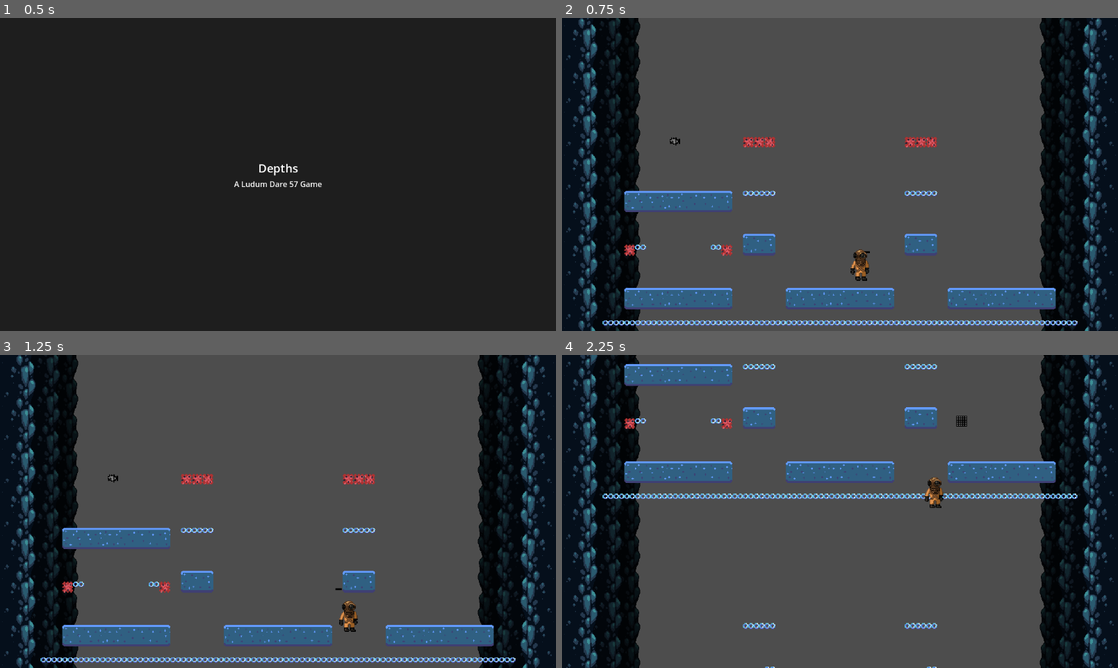
Above: before the commit, frames 1-4 (two rows, left to right).
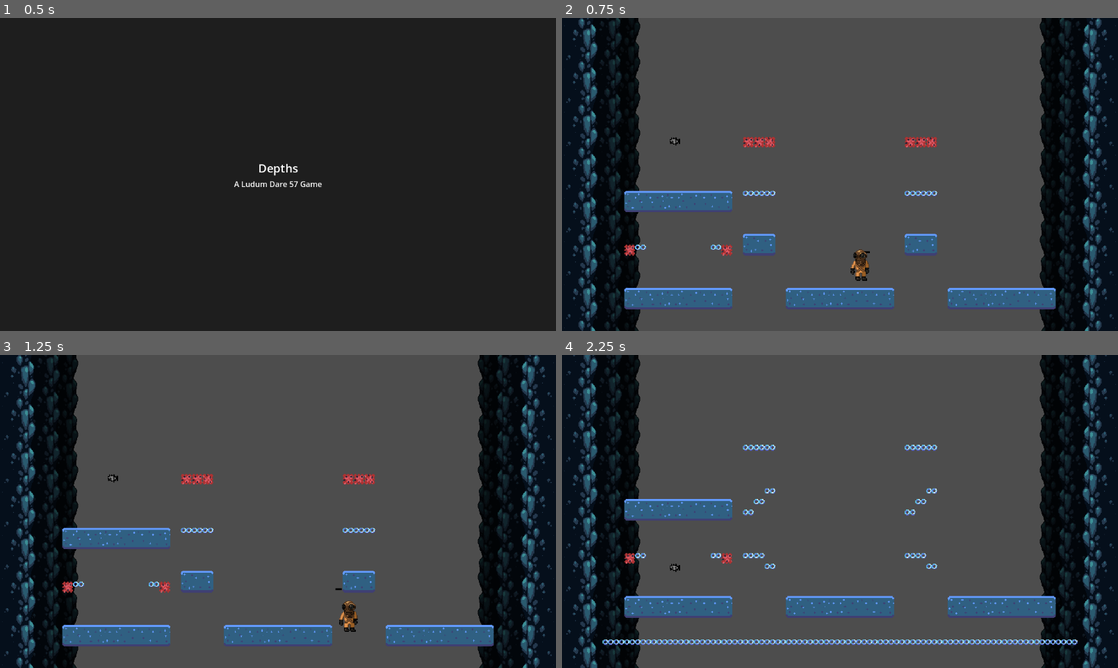
Above: after the commit, the same moments.

Repository: teamjakojaannos/ld57-depths
Game: Godot game, scene res://main.tscn
Two runs of this game, one before a commit and one after it. Both use one fixed random seed, a clock stepped at 60 frames per second and the inputs below.
Inputs:
- Up to frame 1 (0.5 s): no input
- Up to frame 2 (0.75 s): tap Enter (ui_accept) at 0.5 s; hold Right (right) from 0.53 s (still down); hold Z (attack_1) from 0.53 s (still down)
- Up to frame 3 (1.25 s): keep holding Right (right); keep holding Z (attack_1); tap Space (jump) at 0.77 s
- Up to frame 4 (2.25 s): release Z (attack_1) at 1.28 s; tap X (attack_2) at 1.35 s; tap Space (jump) at 1.52 s; release Right (right) at 2.03 s; hold Left (left) from 2.03 s (still down); hold Z (attack_1) from 2.03 s (still down)

Frame 1 is identical in both runs. In frame 2, 1.2% of the frame differs, in the area x 7-93%, y 96-99%; in frame 3, 1.2%; in frame 4, 23%, in the area x 0-100%, y 0-100%.

Commit message:
smoooooth level transition a bit

Diff:
--- a/levels/endless_level.gd
+++ b/levels/endless_level.gd
@@ -58,15 +58,21 @@
 	var old_level_goal_position = Vector2.UP * _level_height_total
 	var new_level_goal_position = Vector2.ZERO
 	var player_goal_position = player.position + Vector2.UP * _level_height_total
+	# HACK: offset slightly to create illusion of falling
+	player_goal_position += Vector2.DOWN * (28.0 * tile_size)
+
 	current_level.position = Vector2.ZERO
 	new_level.position = Vector2.DOWN * _level_height_total
 
 	var transition = create_tween()
 	transition.set_parallel(true)
+	transition.set_trans(Tween.TRANS_SPRING)
+	transition.set_ease(Tween.EASE_OUT)
+
 	transition.tween_property(current_level, "position", old_level_goal_position, transition_duration)
 	transition.tween_property(new_level, "position", new_level_goal_position, transition_duration)
+	transition.tween_property(Globals, "depth", Globals.depth + _level_height_total, transition_duration)
 	transition.tween_property(player, "position", player_goal_position, transition_duration)
-	transition.tween_property(Globals, "depth", Globals.depth + _level_height_total, transition_duration)
 
 	await transition.finished
 
--- a/levels/game.tscn
+++ b/levels/game.tscn
@@ -30,7 +30,7 @@
 
 [node name="EndlessLevel" type="Node2D" parent="."]
 script = ExtResource("1_vhr6a")
-level_height_in_tiles = 29
+level_height_in_tiles = 64
 level_part_prefabs = Array[PackedScene]([ExtResource("2_cnc74"), ExtResource("3_ughyh")])
 connector_part_prefabs = Array[PackedScene]([ExtResource("3_arvxu"), ExtResource("4_y7kp8"), ExtResource("5_ughyh"), ExtResource("6_5ycdb")])
 enemy_prefabs = Array[PackedScene]([ExtResource("3_vpik0")])
--- a/levels/generation/level.tscn
+++ b/levels/generation/level.tscn
@@ -14,6 +14,7 @@
 [node name="BaseLevel" parent="." instance=ExtResource("1_ndswy")]
 
 [node name="Blocker" parent="." instance=ExtResource("3_slcm8")]
+position = Vector2(0, 16)
 collision_enabled = false
 
 [node name="LeftLevelPart" type="Marker2D" parent="."]
@@ -32,6 +33,7 @@
 position = Vector2(240, -32)
 
 [node name="NextLevelTrigger" type="Area2D" parent="."]
+position = Vector2(0, 16)
 collision_layer = 0
 collision_mask = 2
 script = ExtResource("5_slcm8")
